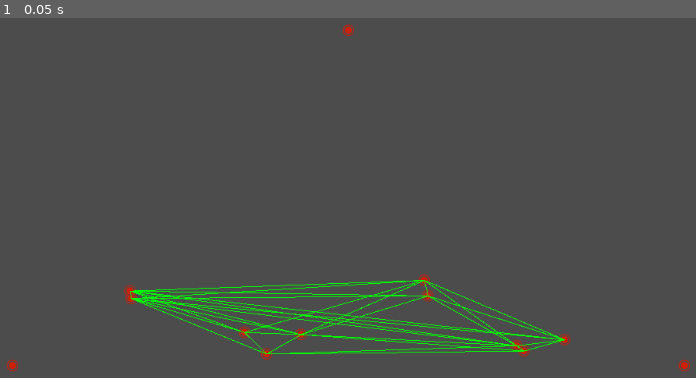
Above: before the commit, frame 1.
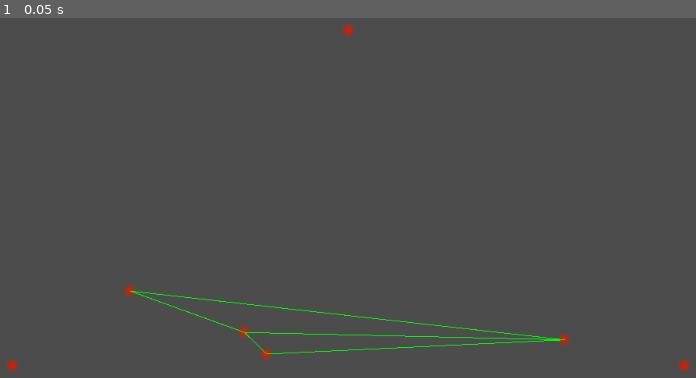
Above: after the commit, the same moment.

Repository: Dead-Rabbit/GodotDelaunay
Game: Godot game, scene res://scenes/Delaunay.tscn
The game is run twice, just before and just after one commit, with the same random seed, the same clock (stepped at 60 frames per second) and the same inputs.
Inputs:
- Up to frame 1 (0.05 s): no input

The runs differ from the first frame. In frame 1, 2.9% of the frame differs, in the area x 17-82%, y 71-95%.

Commit message:
update

Diff:
--- a/scripts/baseClass/DelaunayTriangle.gd
+++ b/scripts/baseClass/DelaunayTriangle.gd
@@ -53,6 +53,7 @@
 		2:
 			line2D.default_color = Color.green
 		3:
+			line2D.default_color = Color.transparent
 			line2D.clear_points()
 			return
 
--- a/scripts/delaunayControl.gd
+++ b/scripts/delaunayControl.gd
@@ -10,7 +10,7 @@
 var area_bottom = 500
 
 # 点相关
-var pointNum = 10
+var pointNum = 4
 var points = []
 var superTrianglePoints = []
 
@@ -61,37 +61,27 @@
 func Delaunay():
 	for point in points:
 		var edgeBuffer = []
-		var index = 0
-		while index < tempTriangles.size():
-			var tempTriangle = tempTriangles[index]
+		for i in range(tempTriangles.size() - 1, -1, -1):
+			var tempTriangle = tempTriangles[i]
 			tempTriangle.calculateCenterAndRadius()
 			if tempTriangle.checkIfPointOutSideOnRight(point):
-#				print("right")
-				tempTriangle.draw(self, DelaunayTriangle.draw_type.TRIANGLE)
+#				tempTriangle.draw(self, DelaunayTriangle.draw_type.TRIANGLE)
 				# 则该三角形为Delaunay三角形，保存到triangles
 				triangles.append(tempTriangle)
 				# 在temp里去除掉
-				tempTriangles.remove(index)
-				index -= 1
-				index += 1
+				tempTriangles.remove(i)
 				continue
 
 			if !tempTriangle.checkIfPointInside(point):
-#　　　　　　　　 则该三角形为不确定        　　　　　　　　　     //后面会在问题中讨论
-#				print("Not Inside")
-				index += 1
+				# 则该三角形为不确定
 				continue
 
 			if tempTriangle.checkIfPointInside(point):
-				print("Inside")
 				# 将三边保存至edge buffer
 				edgeBuffer.append(tempTriangle.line1)
 				edgeBuffer.append(tempTriangle.line2)
 				edgeBuffer.append(tempTriangle.line3)
-				tempTriangles.remove(index)
-				index -= 1
-
-			index += 1
+				tempTriangles.remove(i)
 
 		# 对 Edge Buffer 进行去重
 		var i = 0
@@ -113,27 +103,30 @@
 			var edge = edgeBuffer[i]
 			var tempTriangle = DelaunayTriangle.new(edge.point1, edge.point2, point)
 			tempTriangles.append(tempTriangle)
-			tempTriangle.draw(self, DelaunayTriangle.draw_type.TEMP_TRIANGLE)
+#			tempTriangle.draw(self, DelaunayTriangle.draw_type.TEMP_TRIANGLE)
 			i += 1
 
-#　　　　将triangles与temp triangles进行合并
-		var finalTriangles = []
-		finalTriangles.append_array(triangles)
-		finalTriangles.append_array(tempTriangles)
-#　　　　除去与超级三角形有关的三角形
-		i = 0
-		while i < finalTriangles.size():
-			var finalTriangle = finalTriangles[i]
-			if superTriangle.point1.id in finalTriangle.pointIds \
-			or superTriangle.point2.id in finalTriangle.pointIds \
-			or superTriangle.point3.id in finalTriangle.pointIds:
-				finalTriangle.draw(self, DelaunayTriangle.draw_type.DELETE)
-				finalTriangles.remove(i)
-				i -= 1
-			else:
-				finalTriangle.draw(self, DelaunayTriangle.draw_type.FINAL)
-			i+= 1
 
+	# 将triangles与temp triangles进行合并
+	var finalTriangles = []
+	finalTriangles.append_array(triangles)
+	finalTriangles.append_array(tempTriangles)
+
+	# 除去与超级三角形有关的三角形
+	var i = 0
+	while i < finalTriangles.size():
+		var finalTriangle = finalTriangles[i]
+		if superTriangle.point1.id in finalTriangle.pointIds \
+		or superTriangle.point2.id in finalTriangle.pointIds \
+		or superTriangle.point3.id in finalTriangle.pointIds:
+			finalTriangle.draw(self, DelaunayTriangle.draw_type.DELETE)
+			finalTriangles.remove(i)
+			i -= 1
+		else:
+			finalTriangle.draw(self, DelaunayTriangle.draw_type.FINAL)
+		i+= 1
+
+	print("Get Final Triangle's Num: ", finalTriangles.size())
 
 # 生成随机点
 func GenerateRandomNodes():
@@ -172,7 +165,7 @@
 func DrawNodes():
 	for point in points:
 		point.draw(self)
-		print(point.x)
+		print(point.x, point.y)
 
 	for point in superTrianglePoints:
 		point.draw(self)
